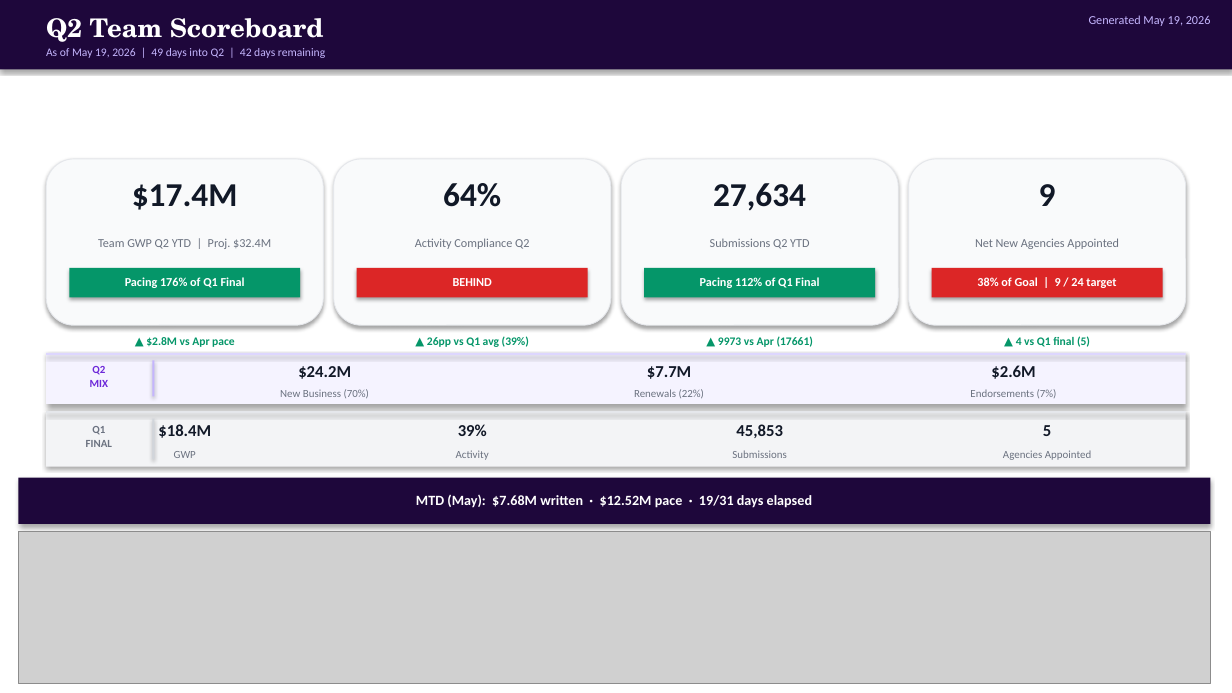
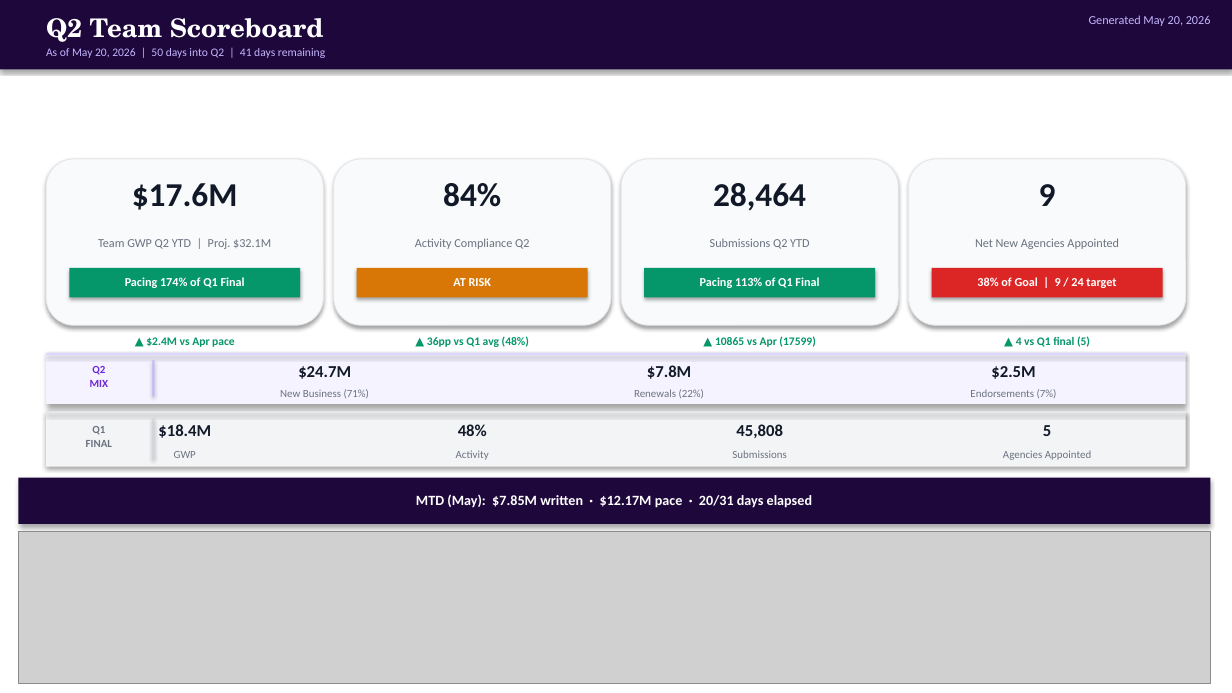
Before and after one commit to georgesoteropoulos-lgtm/cw-sales-playbook, a slide deck: slide 1 of generated/Sales Dashboards/BD Rep Scoreboard.pptx. Drawn at 1232x693 pixels with LibreOffice and Linux fonts; fonts in the diff are those of the drawing; grey boxes stand for pictures. Boxes give left, top, right and bottom in pixels: in the first picture for what was removed or moved away, otherwise in the second. Text is boxed around its words. In the diff, an @@ line names an element or a change of style, - is before the commit and + after.

```diff
--- a/generated/Sales Dashboards/BD Rep Scoreboard.pptx
+++ b/generated/Sales Dashboards/BD Rep Scoreboard.pptx
@@ text at [1089, 15, 1211, 26]: text changed @@
-Generated May 19, 2026
+Generated May 20, 2026
@@ text at [46, 48, 325, 58]: text changed @@
-As of May 19, 2026 | 49 days into Q2 | 42 days remaining
+As of May 20, 2026 | 50 days into Q2 | 41 days remaining
@@ text at [132, 183, 238, 210]: text changed @@
-$17.4M
+$17.6M
@@ text at [443, 183, 501, 207]: text changed @@
-64%
+84%
@@ text at [713, 183, 806, 211]: text changed @@
-27,634
+28,464
@@ text at [98, 239, 271, 249]: text changed @@
-Team GWP Q2 YTD | Proj. $32.4M
+Team GWP Q2 YTD | Proj. $32.1M
@@ rectangle at [357, 268, 588, 298]: fill #DC2626 to #D97706 @@
@@ text at [125, 277, 245, 288]: text changed @@
-Pacing 176% of Q1 Final
+Pacing 174% of Q1 Final
@@ text at [453, 278, 491, 286]: text changed @@
-BEHIND
+AT RISK
@@ text at [146, 337, 235, 347]: text changed @@
-▲ $2.8M vs Apr pace
+▲ $2.4M vs Apr pace
@@ text at [427, 336, 529, 347]: text changed @@
-▲ 26pp vs Q1 avg (39%)
+▲ 36pp vs Q1 avg (48%)
@@ text at [715, 336, 815, 347]: text changed @@
-▲ 9973 vs Apr (17661)
+▲ 10865 vs Apr (17599)
@@ text at [280, 389, 370, 398]: text changed @@
-New Business (70%)
+New Business (71%)
@@ text at [298, 366, 351, 379]: text changed @@
-$24.2M
+$24.7M
@@ text at [647, 365, 691, 379]: text changed @@
-$7.7M
+$7.8M
@@ text at [991, 366, 1035, 379]: text changed @@
-$2.6M
+$2.5M
@@ text at [458, 424, 487, 436]: text changed @@
-39%
+48%
@@ text at [736, 424, 782, 438]: text changed @@
-45,853
+45,808
@@ text at [416, 495, 812, 508]: text changed @@
-MTD (May): $7.68M written · $12.52M pace · 19/31 days elapsed
+MTD (May): $7.85M written · $12.17M pace · 20/31 days elapsed
```
Also in this commit, not shown: 10 other slides changed, 11 other files.
